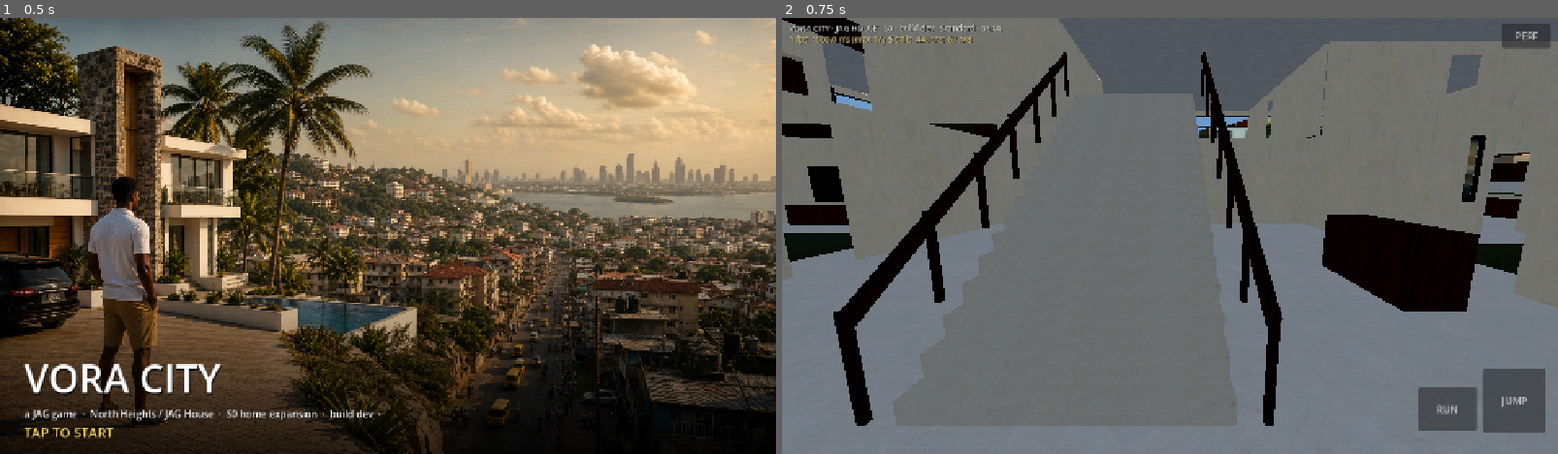
Above: before the commit, frames 1-2 (left to right).
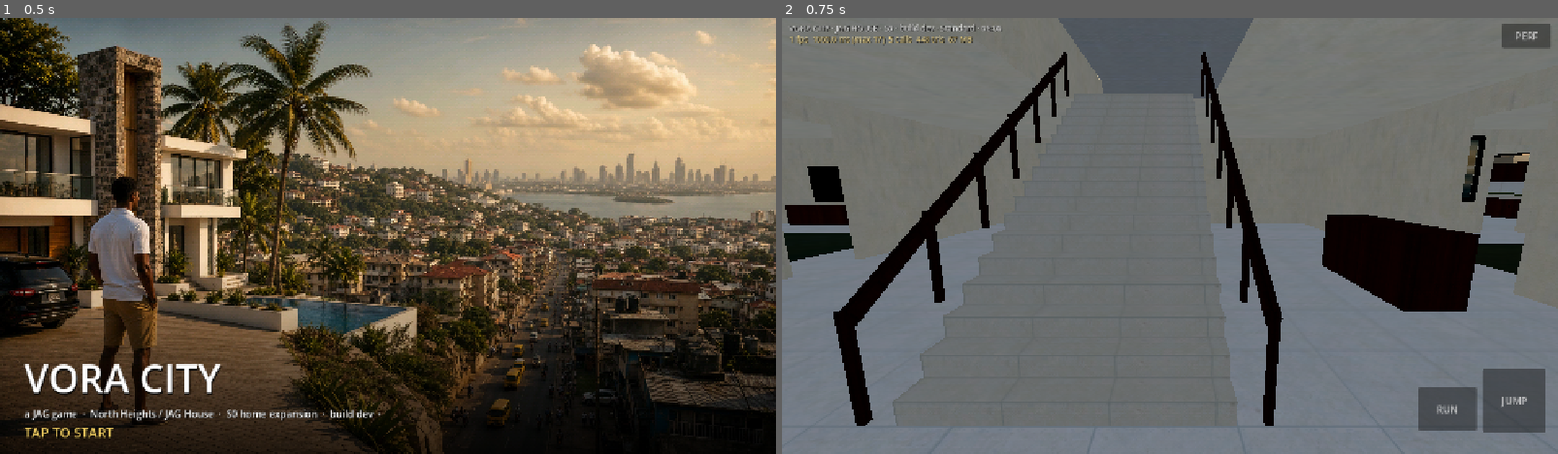
Above: after the commit, the same moments.

Repository: macaulay-spec/Arena-v-world
Game: Godot game, scene res://scenes/main.tscn
Two runs of this game, one before a commit and one after it. Both use one fixed random seed, a clock stepped at 60 frames per second and the inputs below.
Inputs (mouse positions are in pixels of both pictures, inside the frame that each line leads up to):
- Up to frame 1 (0.5 s): no input
- Up to frame 2 (0.75 s): tap Enter at 0.5 s; move the mouse to (1340, 214) at 0.52 s; hold D (move_right) from 0.53 s (still down); hold Shift (run) from 0.53 s (still down); click (1340, 214) at 0.67 s

Frame 1 is identical in both runs. In frame 2, 5.4% of the frame differs, in the area x 0-100%, y 0-28%.

Commit message:
Finish JAG House ceilings and improve interior captures
Co-authored-by: arena-agent <297053741+arena-agent@users.noreply.github.com>

Diff:
--- a/godot/scripts/procgen/mansion_interior.gd
+++ b/godot/scripts/procgen/mansion_interior.gd
@@ -43,6 +43,13 @@
 	_add_floor_collision(16.2, 49.8, 42.4, 43.8, F1)
 	_add_floor_collision(16.2, 31.4, 37.2, 42.4, F1)
 	_add_floor_collision(34.6, 49.8, 37.2, 42.4, F1)
+	# Finished ceilings are the underside of the floor/roof slabs; the stair opening stays open below.
+	var ceiling := wb.batch("plaster_plain")
+	_ceiling_rect(ceiling, 16.2, 49.8, 20.2, 37.2, F1 - 0.03)
+	_ceiling_rect(ceiling, 16.2, 49.8, 42.4, 43.8, F1 - 0.03)
+	_ceiling_rect(ceiling, 16.2, 31.4, 37.2, 42.4, F1 - 0.03)
+	_ceiling_rect(ceiling, 34.6, 49.8, 37.2, 42.4, F1 - 0.03)
+	_ceiling_rect(ceiling, 16.2, 49.8, 20.2, 43.8, RF - 0.04)
 	# Small rugs soften the stone without cluttering routes through the rooms.
 	_floor_rect(wb.batch("interior_fabric"), 17.0, 25.8, 34.2, 39.0, GF + 0.018, Color(0.86, 0.9, 0.84))
 	_floor_rect(wb.batch("interior_fabric"), 31.0, 38.0, 22.8, 29.0, GF + 0.018, Color(0.74, 0.84, 0.72))
@@ -55,6 +62,12 @@
 		return
 	batch.add_rect(W(x0, y, z1), W(x1, y, z1), W(x1, y, z0), W(x0, y, z0),
 		Materials.uv_m("interior_floor"), Materials.uv_m("interior_floor"), col)
+
+
+func _ceiling_rect(batch: MeshBatch, x0: float, x1: float, z0: float, z1: float, y: float) -> void:
+	# Reverse the floor winding so the front faces downward into the room.
+	batch.add_rect(W(x0, y, z0), W(x1, y, z0), W(x1, y, z1), W(x0, y, z1),
+		Materials.uv_m("plaster_plain"), Materials.uv_m("plaster_plain"), Color(0.98, 0.97, 0.94))
 
 
 func _add_floor_collision(x0: float, x1: float, z0: float, z1: float, top_y: float) -> void:
--- a/godot/scripts/shots.gd
+++ b/godot/scripts/shots.gd
@@ -35,7 +35,7 @@
 		{"name": "07_npc_closeup", "minutes": 17 * 60 + 50, "pos": Vector3(-333.5, 22.3, -332.6), "yaw": PI * 0.5, "pitch": -0.05},
 		{"name": "08_sunset_skyline", "minutes": 18 * 60 + 25, "pos": Vector3(-300.0, 0.0, -300.0), "yaw": PI * 0.62, "pitch": 0.06, "ground": true},
 		{"name": "09_jag_house_foyer", "minutes": 14 * 60, "pos": M.call(33.0, 0.35, 43.0), "yaw": PI, "pitch": -0.08, "door_open": true},
-		{"name": "10_jag_house_living", "minutes": 14 * 60, "pos": M.call(21.5, 0.4, 40.0), "yaw": 0.0, "pitch": -0.18},
+		{"name": "10_jag_house_living", "minutes": 14 * 60, "pos": M.call(22.0, 0.4, 35.0), "yaw": PI, "pitch": -0.12, "hide_player": true},
 	]
 	# dev helpers: `--only=<name>` keeps one shot; `--shot=name,x,y,z,yaw,pitch,minutes` adds a custom view
 	for arg in OS.get_cmdline_user_args():
@@ -82,6 +82,9 @@
 	world.player.yaw = float(s["yaw"])
 	world.player.pitch = float(s["pitch"])
 	world.player.look_delta = Vector2.ZERO
+	var show_avatar := not bool(s.get("hide_player", false))
+	for visual in world.player.model.find_children("*", "VisualInstance3D", true, false):
+		(visual as VisualInstance3D).visible = show_avatar
 	if s.get("door_open", false) and world.front_door:
 		world.front_door.is_open = true
 	world._update_sun(Game.day_fraction())
Binary file changed: godot/assets/textures/interior_floor.png
Not shown, changed: docs/GODOT.md
Not shown, changed: tools/make_textures.py
